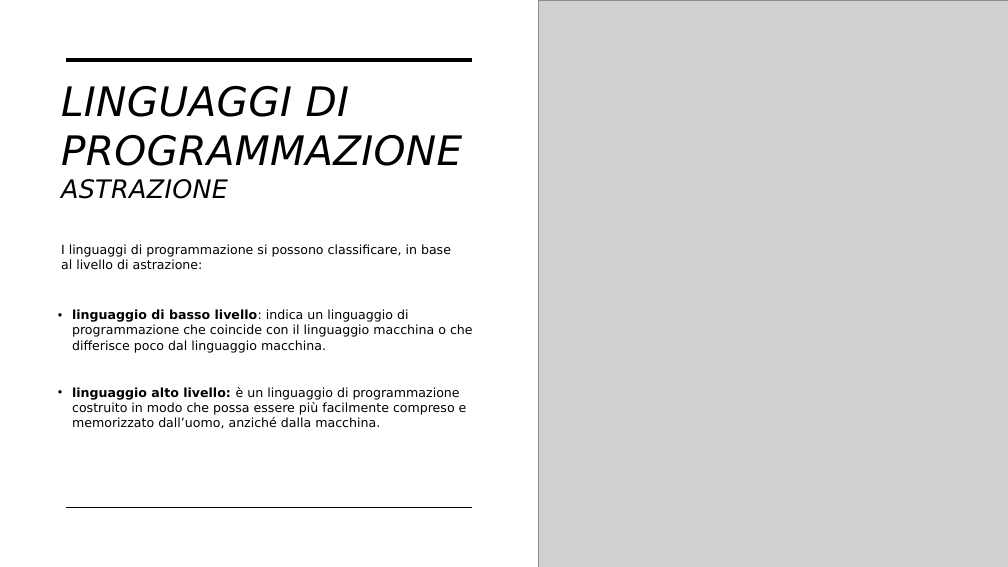
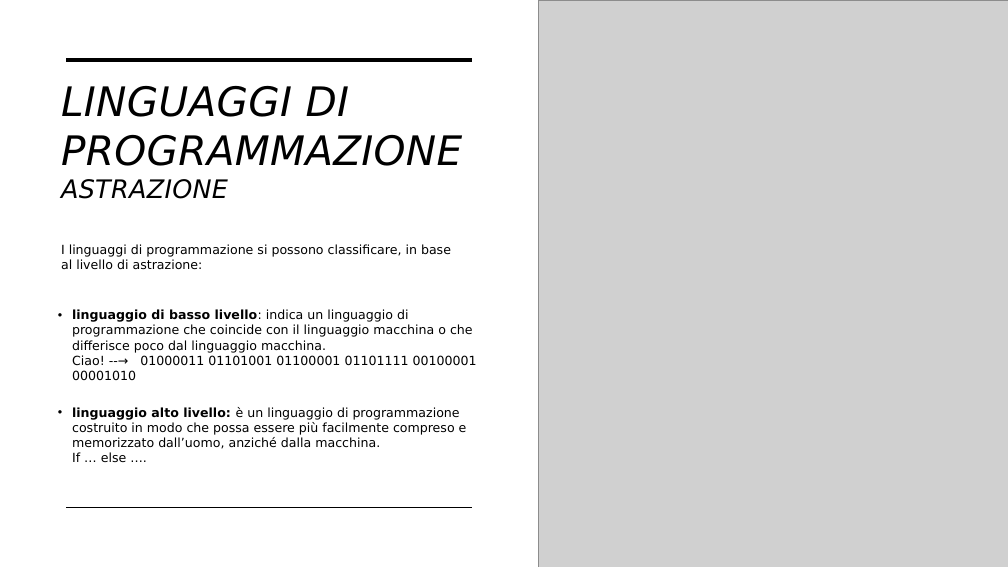
Before and after one commit to ViniciusJMoreira/corso-ifts, a slide deck: slide 48 of IFTS_Fondamenti_di_Programmazione_e_ingegnieria_del_software.pptx (slide 46 before the commit). Drawn at 1008x567 pixels with LibreOffice and Linux fonts; fonts in the diff are those of the drawing; grey boxes stand for pictures. Boxes give left, top, right and bottom in pixels: in the first picture for what was removed or moved away, otherwise in the second. Text is boxed around its words. In the diff, an @@ line names an element or a change of style, - is before the commit and + after.

```diff
--- a/IFTS_Fondamenti_di_Programmazione_e_ingegnieria_del_software.pptx
+++ b/IFTS_Fondamenti_di_Programmazione_e_ingegnieria_del_software.pptx
@@ text at (72, 309, 477, 380): text changed @@
-• linguaggio di basso livello: indica un linguaggio di programmazione che coincide con il linguaggio macchina o che differisce poco dal linguaggio macchina.
+• linguaggio di basso livello: indica un linguaggio di programmazione che coincide con il linguaggio macchina o che differisce poco dal linguaggio macchina.
+  Ciao! --→ 01000011 01101001 01100001 01101111 00100001 00001010
@@ text at (72, 407, 467, 462): text changed @@
-• linguaggio alto livello: è un linguaggio di programmazione costruito in modo che possa essere più facilmente compreso e memorizzato dall’uomo, anziché dalla macchina.
+• linguaggio alto livello: è un linguaggio di programmazione costruito in modo che possa essere più facilmente compreso e memorizzato dall’uomo, anziché dalla macchina.
+  If … else ….
```
Also in this commit, not shown: 33 other slides changed, 19 slides added, 11 other files.
